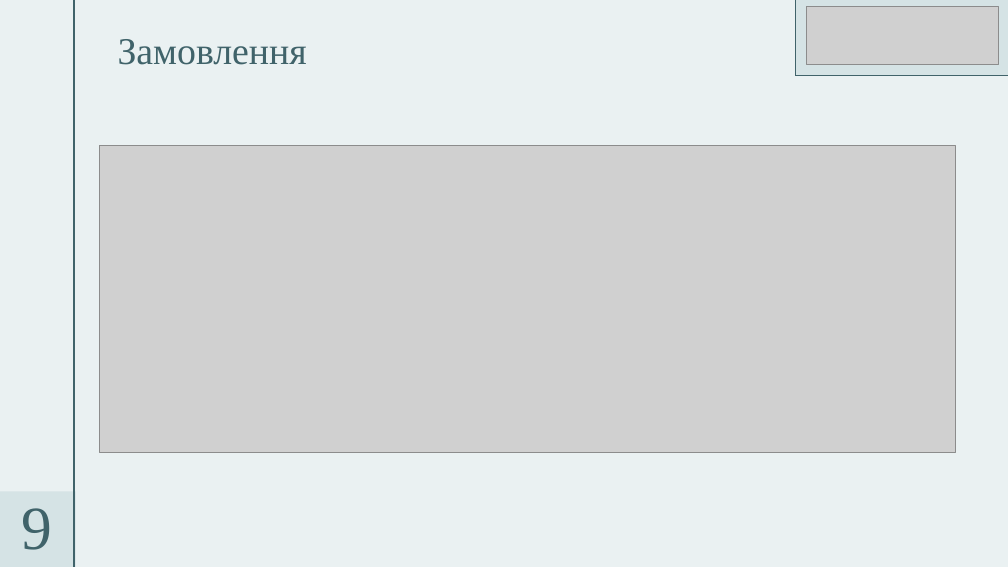
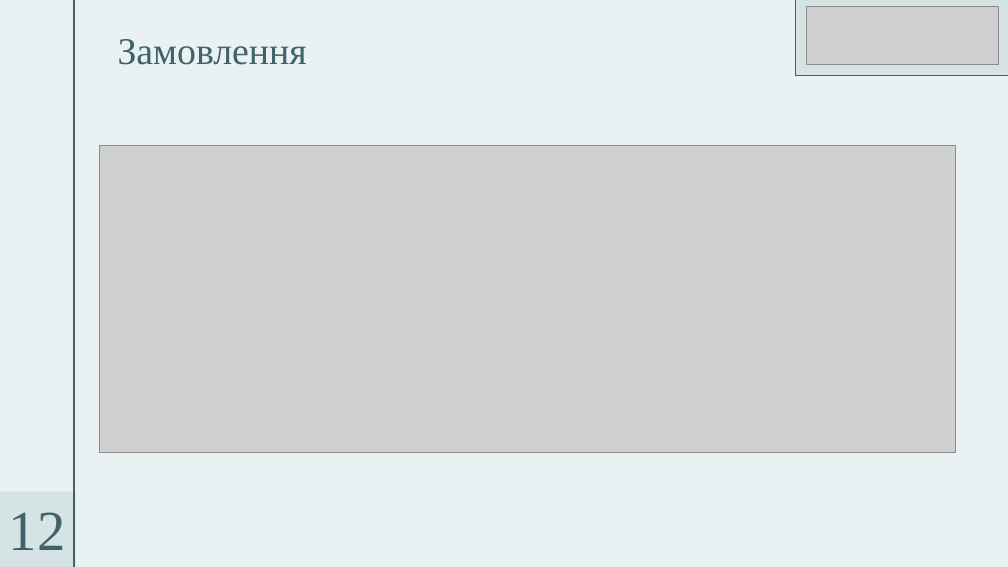
Before and after one commit to Maksim-Deshkov/vinyl-crm-diploma, a slide deck: slide 12 of Презентація Диплом.pptx (slide 9 before the commit). Drawn at 1008x567 pixels with LibreOffice and Linux fonts; fonts in the diff are those of the drawing; grey boxes stand for pictures. Boxes give left, top, right and bottom in pixels: in the first picture for what was removed or moved away, otherwise in the second. Text is boxed around its words. In the diff, an @@ line names an element or a change of style, - is before the commit and + after.

```diff
--- a/Презентація Диплом.pptx
+++ b/Презентація Диплом.pptx
@@ text at [9, 512, 66, 550]: text changed; size 58.5 to 54 pt @@
-9
+12
```
Also in this commit, not shown: 11 other slides changed, 3 slides added, 1 other file.
